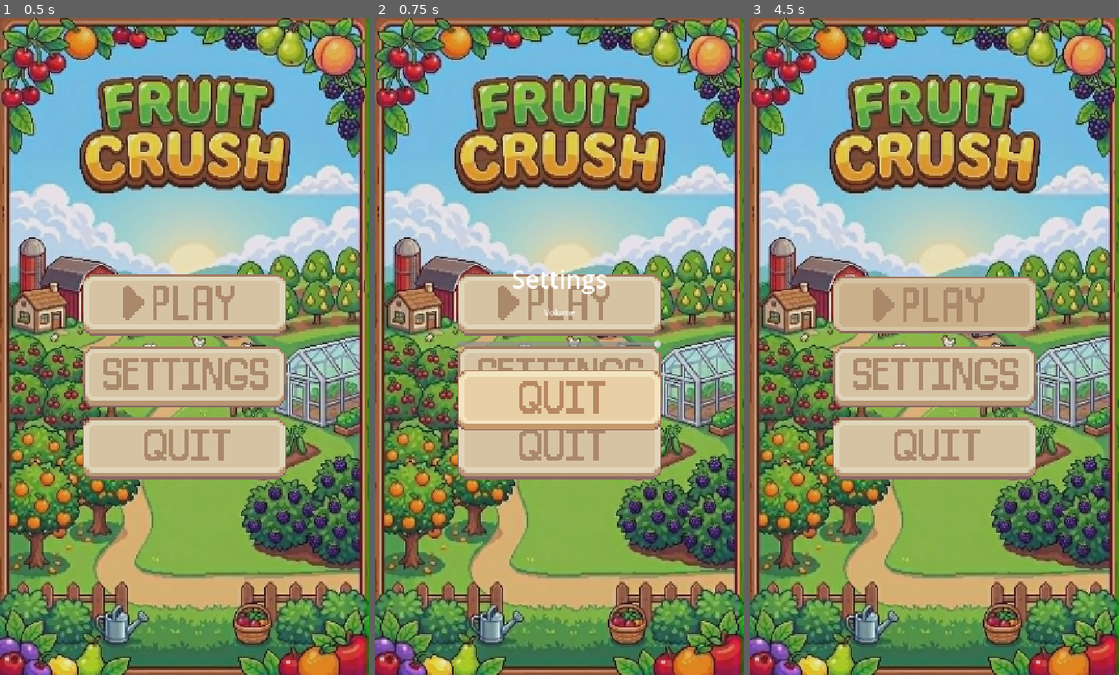
Above: before the commit, frames 1-3 (left to right).
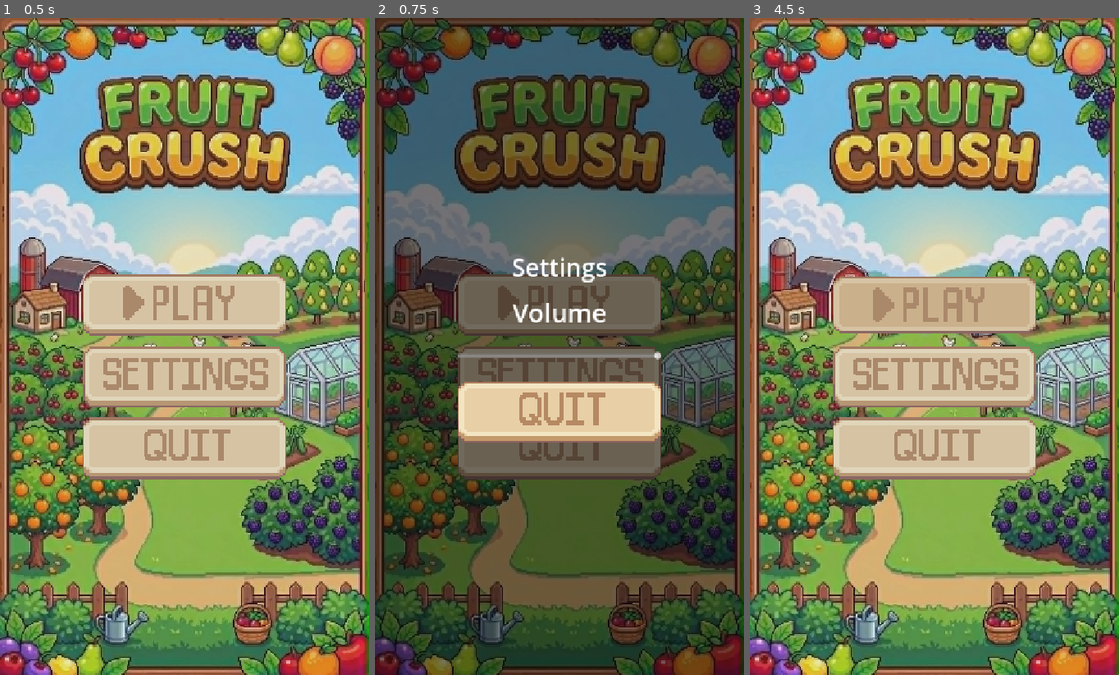
Above: after the commit, the same moments.

Repository: danieljuan6278/Fruit
Game: Godot game, scene res://scene/main_menu.tscn
The game is run twice, just before and just after one commit, with the same random seed, the same clock (stepped at 60 frames per second) and the same inputs.
Inputs (mouse positions are in pixels of both pictures, inside the frame that each line leads up to; where the layout moved, square brackets give the same spot in the first picture):
- Up to frame 1 (0.5 s): no input
- Up to frame 2 (0.75 s): click (559, 379) at 0.5 s
- Up to frame 3 (4.5 s): click (934, 307) at 1.25 s; click (934, 307) at 2 s; click (934, 307) at 2.75 s; click (934, 412) [934, 399] at 3.5 s; tap Enter at 4.25 s; move the mouse to (1015, 313) at 4.27 s; click (1015, 313) at 4.42 s

Frame 1 is identical in both runs. In frame 2, 96% of the frame differs, in the area x 0-100%, y 0-100%; in frame 3, nothing differs.

Commit message:
volume settings

Diff:
--- a/scene/settings_menu.tscn
+++ b/scene/settings_menu.tscn
@@ -11,8 +11,32 @@
 atlas = ExtResource("2_back_btn")
 region = Rect2(594, 12, 539, 150)
 
+[sub_resource type="Shader" id="Shader_blur"]
+code = "shader_type canvas_item;
+
+uniform float blur_amount : hint_range(0, 5) = 2.0;
+
+void fragment() {
+	vec4 color = textureLod(SCREEN_TEXTURE, SCREEN_UV, blur_amount);
+	COLOR = color;
+}"
+
+[sub_resource type="ShaderMaterial" id="ShaderMaterial_blur"]
+shader = SubResource("Shader_blur")
+shader_parameter/blur_amount = 2.0
+
 [node name="SettingsMenu" type="CanvasLayer"]
 script = ExtResource("1_settings")
+
+[node name="BackgroundBlur" type="ColorRect" parent="."]
+material = SubResource("ShaderMaterial_blur")
+layout_mode = 3
+anchors_preset = 15
+anchor_right = 1.0
+anchor_bottom = 1.0
+grow_horizontal = 2
+grow_vertical = 2
+color = Color(0, 0, 0, 0.5)
 
 [node name="Control" type="Control" parent="."]
 layout_mode = 3
@@ -45,6 +69,8 @@
 
 [node name="VolumeLabel" type="Label" parent="Control/VBoxContainer"]
 layout_mode = 2
+theme_override_colors/font_color = Color(1, 1, 1, 1)
+theme_override_font_sizes/font_size = 50
 text = "Volume"
 horizontal_alignment = 1
 
Not shown: 1 places in scene/settings_menu.tscn that only renumber resources
